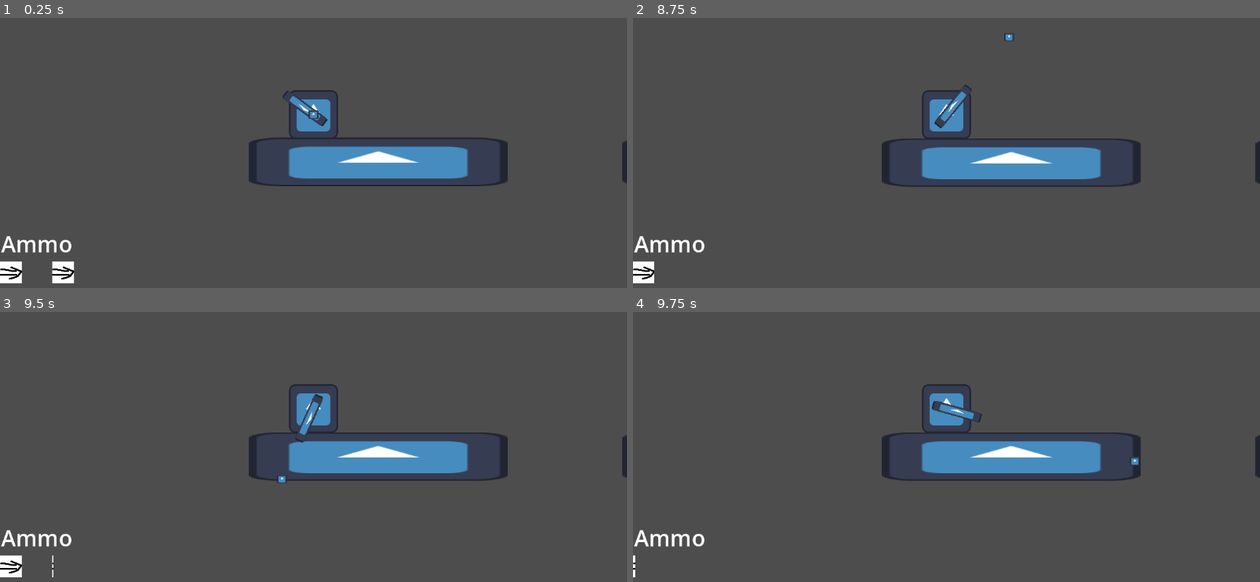
Above: before the commit, frames 1-4 (two rows, left to right).
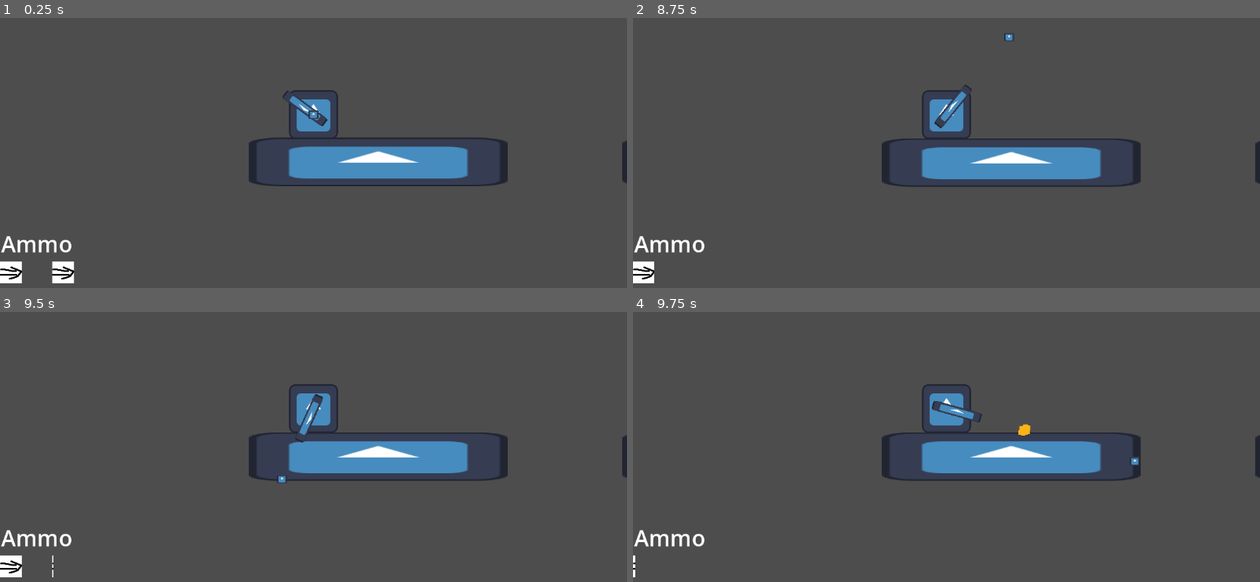
Above: after the commit, the same moments.

Repository: Gigabajt000/www.project.betoniarze-official.gov.ru
Game: Godot game, scene res://World/main.tscn
Same seed, same stepped clock (60 frames per second), same inputs: the game is played once before the commit and once after it. The engine's default icon, where the game draws it, is replaced by a stand-in: a white triangle on a blue panel in a dark square.
Inputs (mouse positions are in pixels of both pictures, inside the frame that each line leads up to):
- Up to frame 1 (0.25 s): no input
- Up to frame 2 (8.75 s): move the mouse to (1084, 96) at 0.52 s; click (1084, 96) at 0.6 s; tap Enter at 1.25, 3.5, 5 s; move the mouse to (821, 131) at 1.27 s; click (821, 131) at 1.35 s; move the mouse to (1009, 36) at 2.02 s; click (1009, 36) at 2.1 s; tap Space at 2.75, 4.25, 5.75 s; move the mouse to (915, 185) at 2.77 s; click (915, 185) at 2.85 s; move the mouse to (1134, 166) at 3.52 s; click (1134, 166) at 3.6 s; move the mouse to (758, 61) at 4.27 s; click (758, 61) at 4.35 s; move the mouse to (977, 115) at 5.02 s; click (977, 115) at 5.1 s; move the mouse to (852, 26) at 5.77 s; click (852, 26) at 5.85 s; move the mouse to (1084, 96) at 6.52 s; click (1084, 96) at 6.6 s; move the mouse to (821, 131) at 7.27 s; click (821, 131) at 7.35 s; move the mouse to (1009, 36) at 8.02 s; click (1009, 36) at 8.1 s
- Up to frame 3 (9.5 s): move the mouse to (282, 479) at 8.77 s; click (282, 479) at 8.85 s
- Up to frame 4 (9.75 s): move the mouse to (1134, 460) at 9.52 s; click (1134, 460) at 9.6 s

Frames 1-3 are identical in both runs. In frame 4, less than 0.1% of the frame differs, in the area x 61-64%, y 41-46%.

Commit message:
particle system eksplozji

Diff:
--- a/betoniarze/Player/explosion.gd
+++ b/betoniarze/Player/explosion.gd
@@ -4,8 +4,9 @@
 func _physics_process(delta):
 	for o in get_overlapping_bodies():
 		if o is RigidBody2D:
+			$CPUParticles2D.emitting = true
 			var force = (o.global_position - global_position).normalized()
-			force *= 200
+			force *= 100
 			o.apply_central_impulse(force)
 
 
--- a/betoniarze/Player/explosion.tscn
+++ b/betoniarze/Player/explosion.tscn
@@ -1,9 +1,13 @@
-[gd_scene load_steps=3 format=3 uid="uid://ber3jgmlxurbp"]
+[gd_scene load_steps=4 format=3 uid="uid://ber3jgmlxurbp"]
 
 [ext_resource type="Script" path="res://Player/explosion.gd" id="1_4x1x1"]
 
 [sub_resource type="CircleShape2D" id="CircleShape2D_l1025"]
-radius = 167.036
+radius = 216.002
+
+[sub_resource type="Curve" id="Curve_gslpv"]
+_data = [Vector2(0, 1), 0.0, 0.0, 0, 0, Vector2(0.97191, 0), 0.0, 0.0, 0, 0]
+point_count = 2
 
 [node name="Explosion" type="Area2D"]
 script = ExtResource("1_4x1x1")
@@ -12,7 +16,18 @@
 shape = SubResource("CircleShape2D_l1025")
 
 [node name="Timer" type="Timer" parent="."]
-wait_time = 0.1
 autostart = true
 
+[node name="CPUParticles2D" type="CPUParticles2D" parent="."]
+amount = 120
+explosiveness = 0.9
+spread = 180.0
+gravity = Vector2(0, 0)
+initial_velocity_min = 270.71
+initial_velocity_max = 401.01
+scale_amount_min = 7.0
+scale_amount_max = 14.0
+scale_amount_curve = SubResource("Curve_gslpv")
+color = Color(1, 0.701961, 0.0862745, 1)
+
 [connection signal="timeout" from="Timer" to="." method="_on_timer_timeout"]
